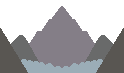
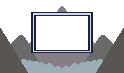
Revision of a layered 124×73 image; what changed, layer by layer:
renamed "Layer 3" to "Menu", painted on it over (31, 12, 93, 53)
